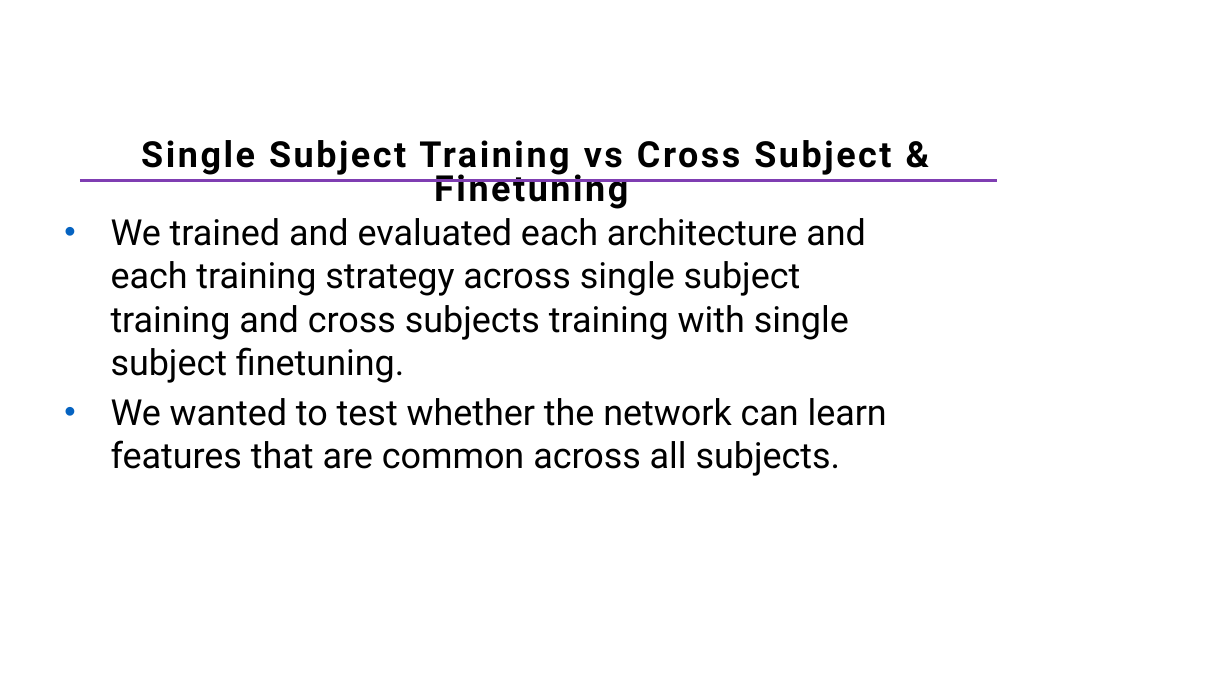
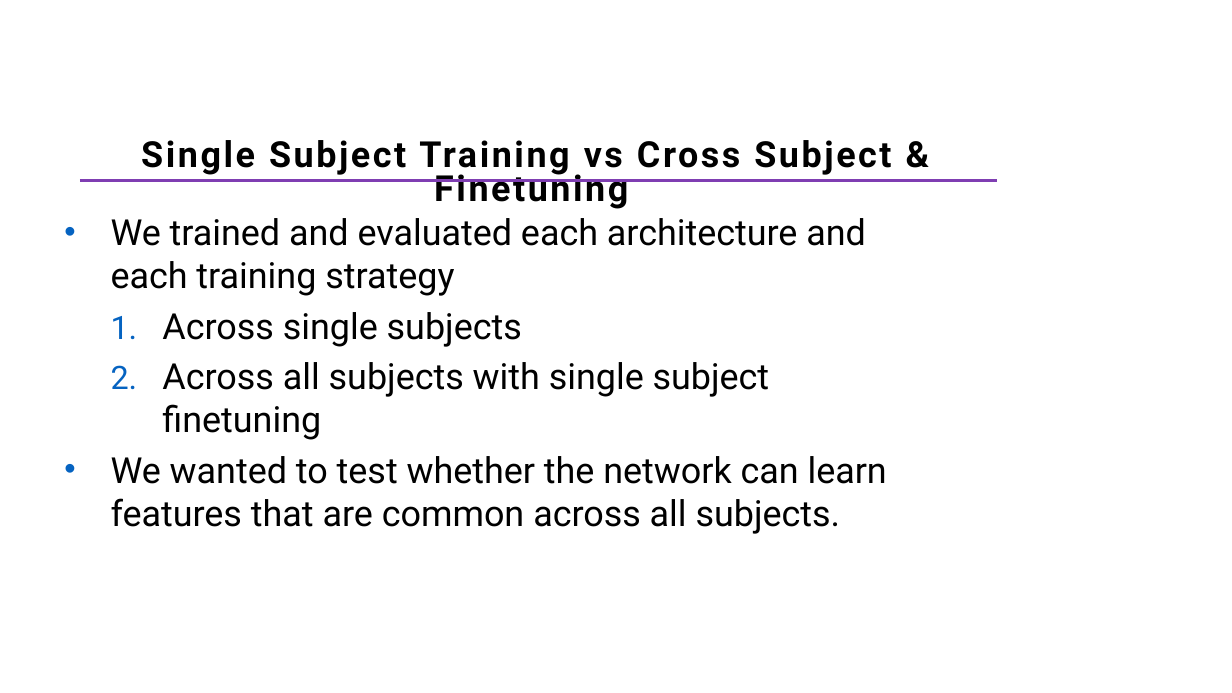
Before and after one commit to shaked3462/CognitiveWorkloadEstimation---EEG, a slide deck: slide 8 of Presentation/Project Presentation - Shaked Aharon.pptx. Drawn at 1232x693 pixels with LibreOffice and Linux fonts; fonts in the diff are those of the drawing. Boxes give left, top, right and bottom in pixels: in the first picture for what was removed or moved away, otherwise in the second. Text is boxed around its words. In the diff, an @@ line names an element or a change of style, - is before the commit and + after.

```diff
--- a/Presentation/Project Presentation - Shaked Aharon.pptx
+++ b/Presentation/Project Presentation - Shaked Aharon.pptx
@@ text at [111,218,866,440]: text changed @@
-• We trained and evaluated each architecture and each training strategy across single subject training and cross subjects training with single subject finetuning.
+• We trained and evaluated each architecture and each training strategy
+  1. Across single subjects
+  2. Across all subjects with single subject finetuning
```
Also in this commit, not shown: 11 other slides changed, 6 other files.
